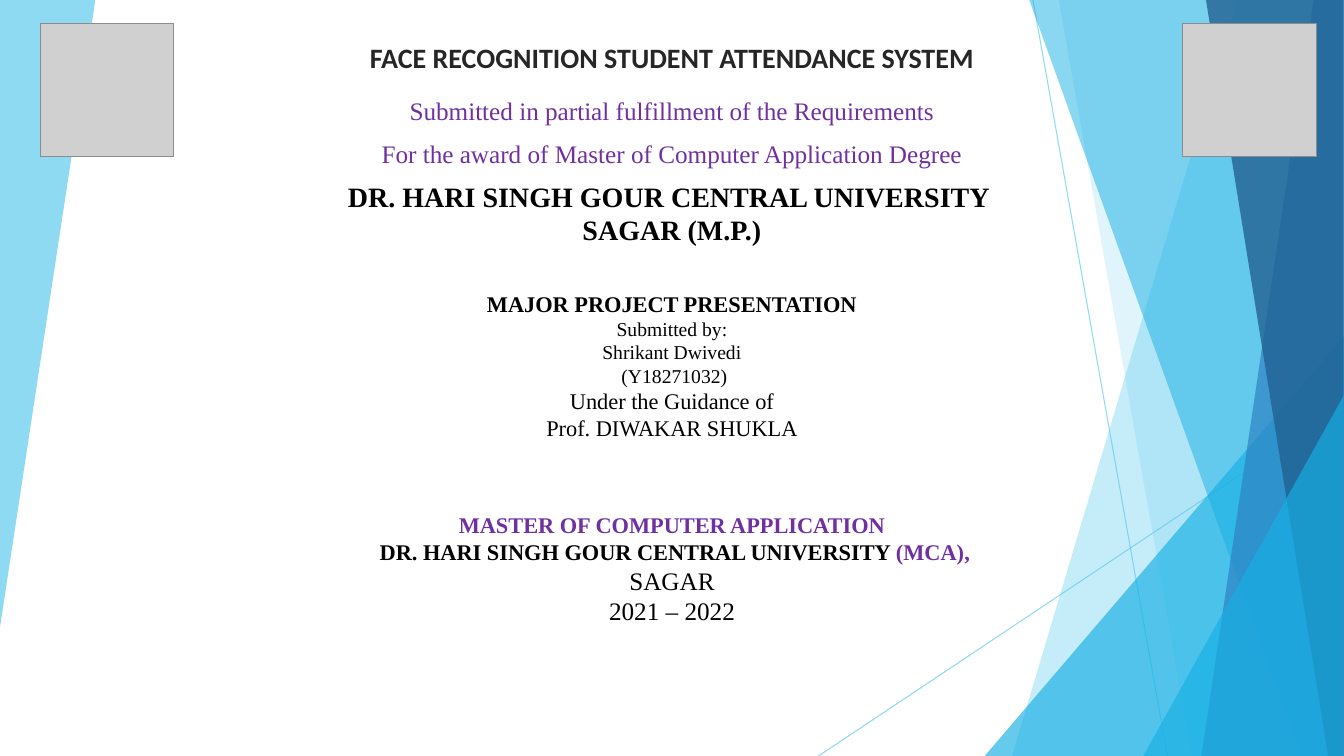
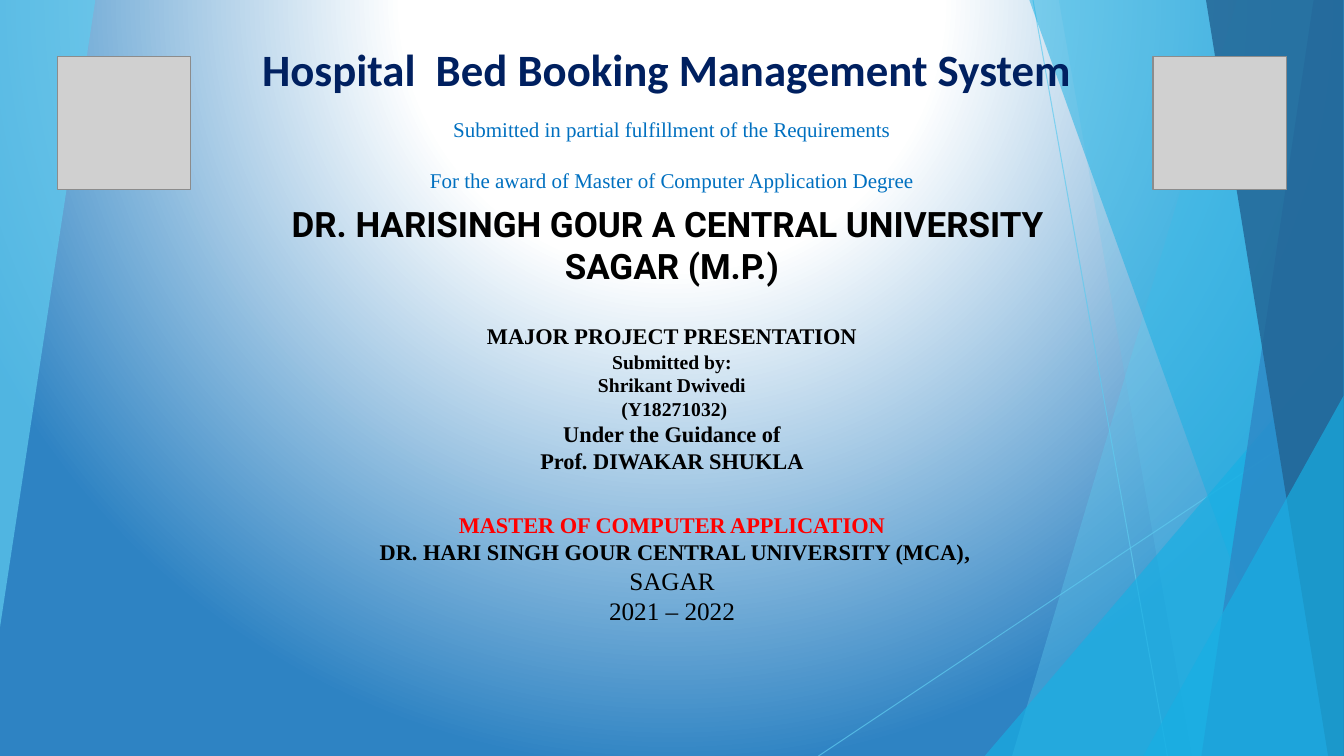
Before and after one commit to Arvindvishwakarma/shri-project-report, a slide deck: slide 1 of Shri_PPT.pptx. Drawn at 1344x756 pixels with LibreOffice and Linux fonts; fonts in the diff are those of the drawing; grey boxes stand for pictures. Boxes give left, top, right and bottom in pixels: in the first picture for what was removed or moved away, otherwise in the second. Text is boxed around its words. In the diff, an @@ line names an element or a change of style, - is before the commit and + after.

```diff
--- a/Shri_PPT.pptx
+++ b/Shri_PPT.pptx
@@ background #FFFFFF to gradient #FFFFFF to #2E83C3 @@
@@ picture: place and size @@
-picture at (40, 24, 174, 157)
+picture at (57, 56, 192, 190)
@@ text at (262, 49, 1071, 98): text changed; size 20 to 32 pt; text colour #262626 to #002060 @@
-FACE RECOGNITION STUDENT ATTENDANCE SYSTEM
+Hospital Bed Booking Management System
@@ picture: place and size @@
-picture at (1183, 24, 1317, 157)
+picture at (1153, 56, 1288, 190)
@@ text at (430, 122, 914, 287): size 18 to 15 pt, text colour #7030A0 to #0070C0 in "Submitted in partial fulfillment of the Requirements", "For the award of Master of Computer ..."; size 20 to 25 pt, font Times New Roman to Roboto in "SAGAR (M.P.)" @@
@@ text at (292, 205, 1043, 246): text changed; size 20 to 25 pt; font Times New Roman to Roboto @@
-DR. HARI SINGH GOUR CENTRAL UNIVERSITY
+DR. HARISINGH GOUR A CENTRAL UNIVERSITY
@@ text "MAJOR PROJECT PRESENTATION": place and size @@
-text "MAJOR PROJECT PRESENTATION" at (487, 297, 857, 437)
+text "MAJOR PROJECT PRESENTATION" at (487, 329, 857, 470)
@@ text at (540, 355, 803, 470): bold on in "Submitted by:", "Shrikant Dwivedi", "(Y18271032)", "Under the Guidance of" and 1 more places @@
@@ text at (380, 518, 970, 565): text colour #7030A0 to #FF0000 in "MASTER OF COMPUTER APPLICATION"; text colour #7030A0 to #000000 in "(MCA)," @@
```
Also in this commit, not shown: 4 other slides changed, 1 slide added, 3 other files.
